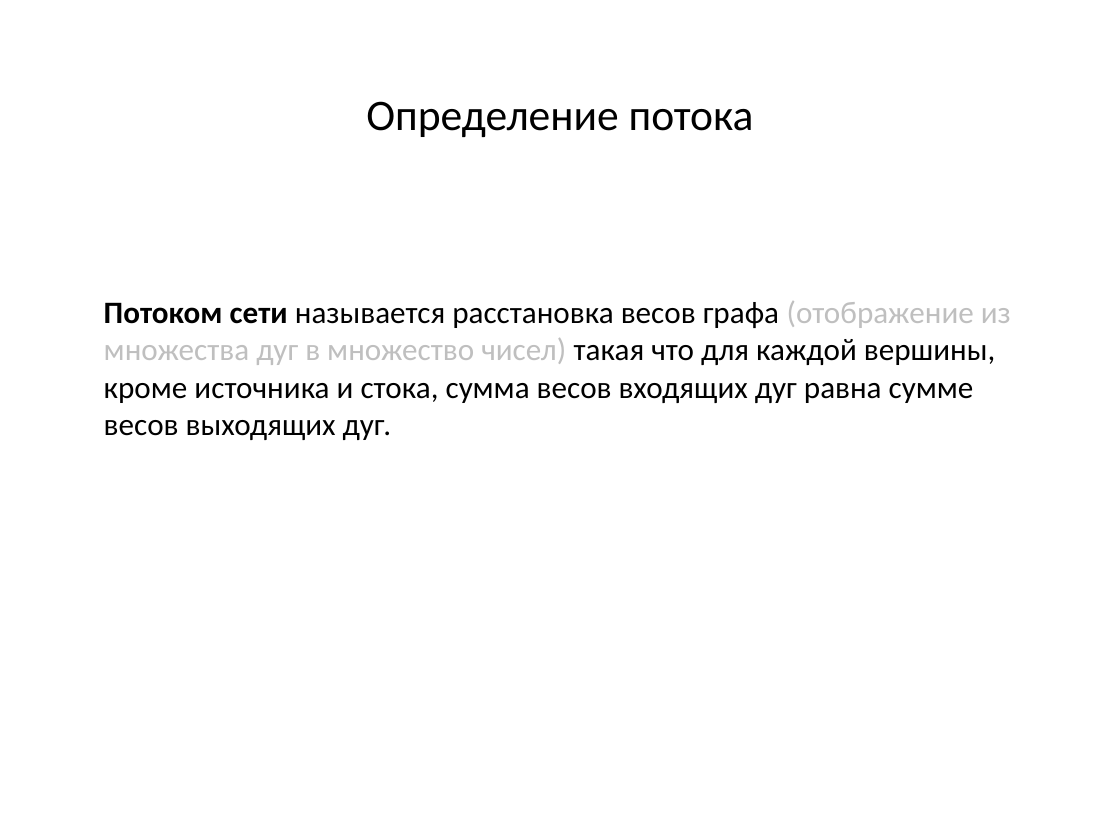
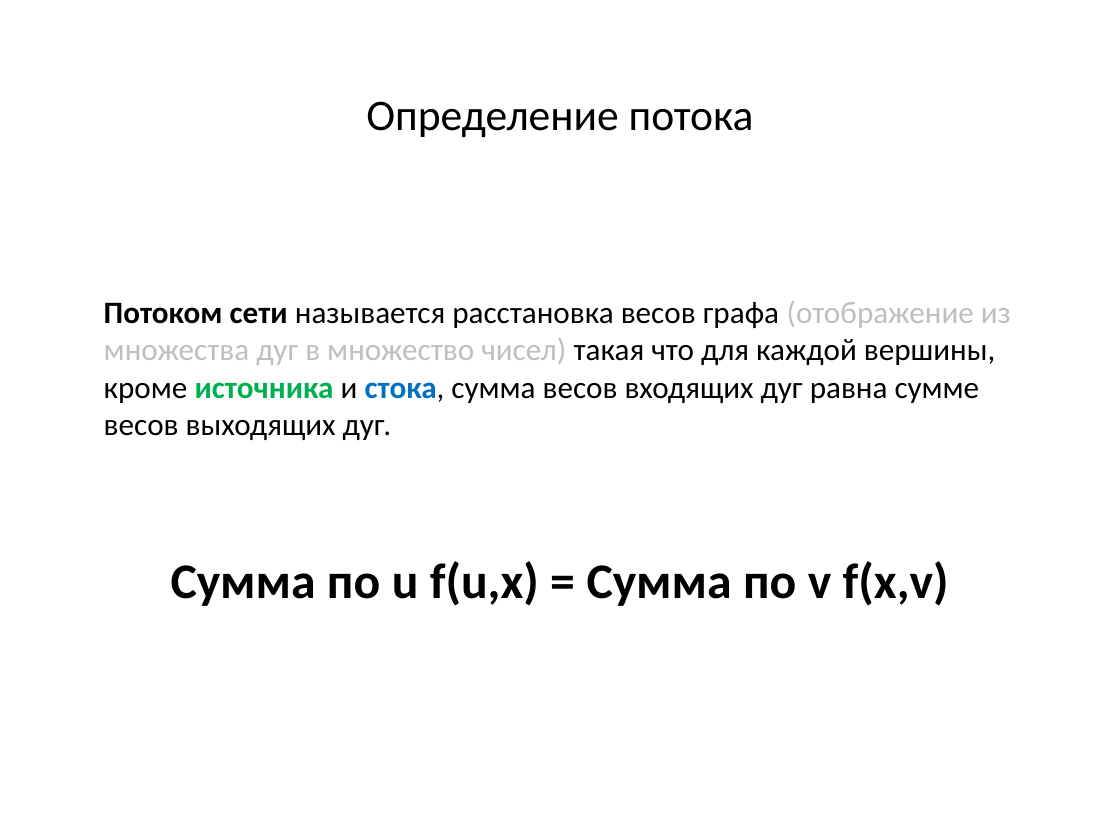
Before and after one commit to SteinbergOB/ANG, a slide deck: slide 40 of Презентации/Лекция 4.pptx. Drawn at 1120x840 pixels with LibreOffice and Linux fonts; fonts in the diff are those of the drawing. Boxes give left, top, right and bottom in pixels: in the first picture for what was removed or moved away, otherwise in the second. Text is boxed around its words. In the diff, an @@ line names an element or a change of style, - is before the commit and + after.

```diff
--- a/Презентации/Лекция 4.pptx
+++ b/Презентации/Лекция 4.pptx
@@ text "Потоком сети называется расстановка весов ..." at box(104, 301, 1011, 440): text colour #000000 to #00B050 in "источника"; text colour #000000 to #0070C0 in "стока,"; bold on in "источника стока," @@
@@ text added at box(171, 561, 949, 606), 32 pt, text #000000, bold @@
+Сумма по u f(u,x) = Сумма по v f(x,v)
```
Also in this commit, not shown: 4 other slides changed, 45 slides added, 8 slides removed, 2 other files.
